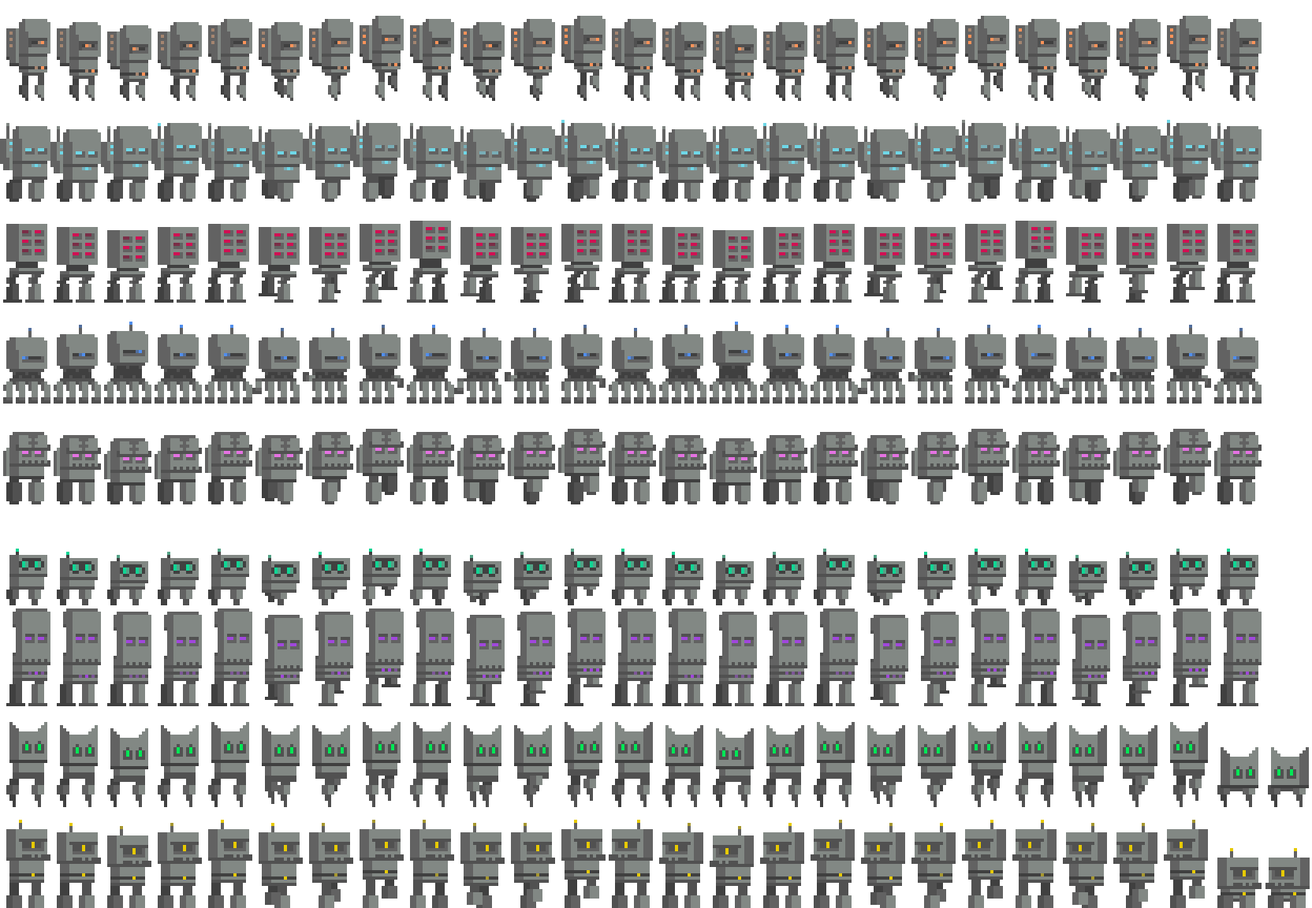
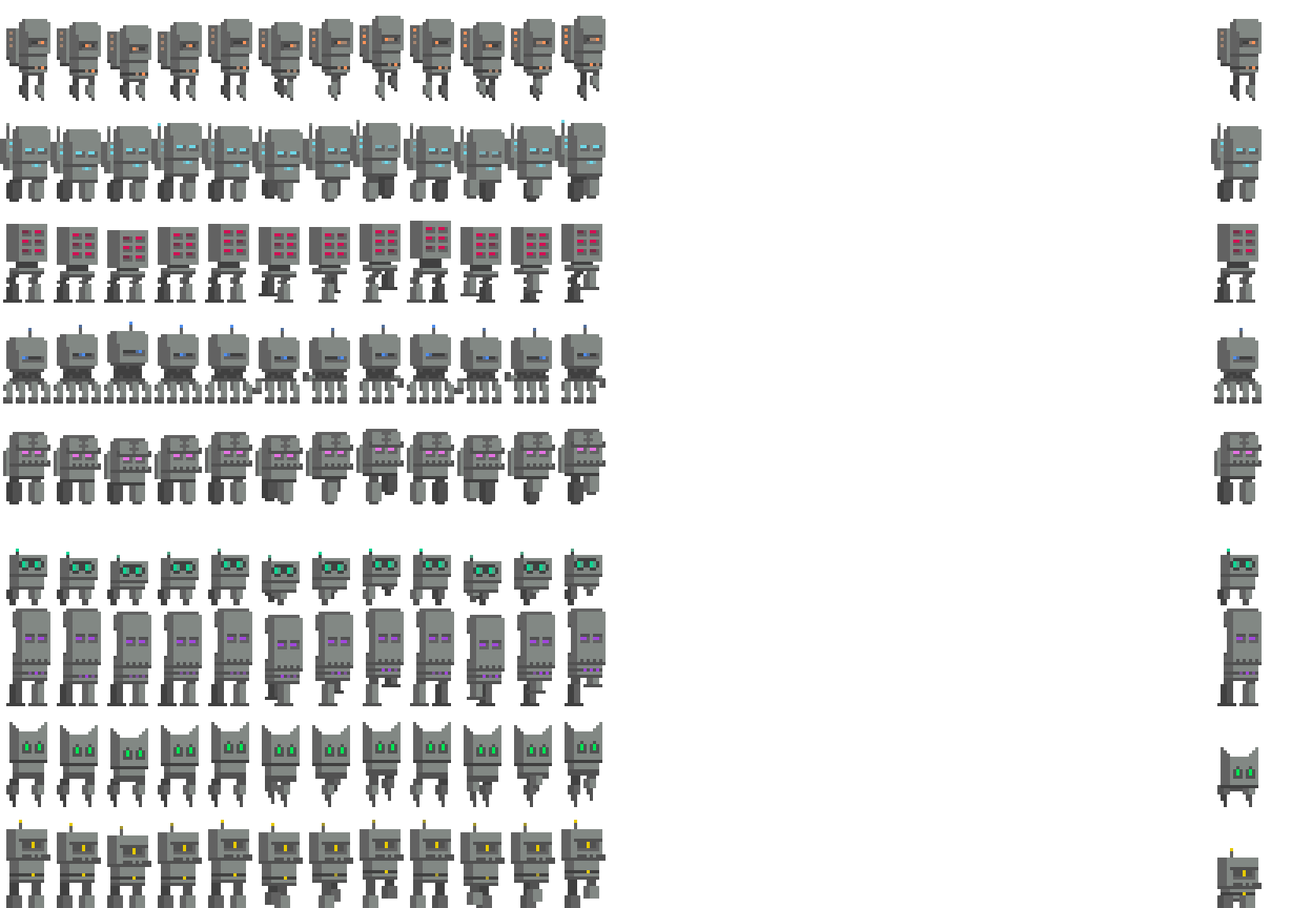
Comparing the layer stacks of the two 1312x908 images. Changes:
painted on "bots.png" over bbox(605, 15, 1310, 908)
